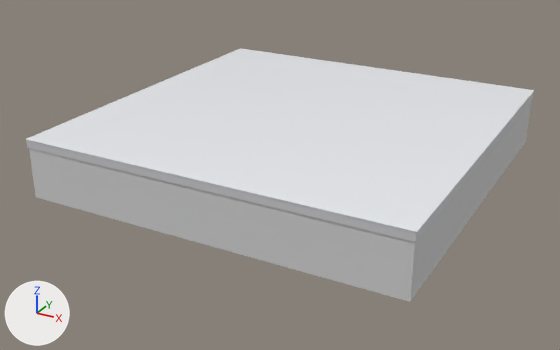
Two versions of the glTF model 3d-assets/plates/pu-cement.glb, one commit apart.
Before and after are seen from a 50 mm lens placed at (0.269, -0.525, 0.204), pointed at (-0.01, -0.018, -0.05). Lighting does not change. The marker at lower left points along +X, +Y and +Z. The picture after the commit comes second. Where no turn or scale is listed for an object, it has been applied to the vertices.

Before the edit, the objects in view are built like this:
```python
mat_var_topcoat = principled_material('VAR_topcoat')
mat_var_topcoat.base_color = (0.85, 0.87, 0.9)  # white #edf0f3
mat_var_topcoat.roughness = 0.12
me_куб_008 = bpy.data.meshes.new('Куб.008')
me_куб_008.from_pydata(...)  # 56 vertices, 108 faces; spans x -0.15..0.15, y -0.15..0.15, z 0.0
me_куб_008.materials.append(mat_var_topcoat)  # white #edf0f3
me_куб_009 = bpy.data.meshes.new('Куб.009')
me_куб_009.from_pydata(...)  # a box spanning x -0.15..0.15, y -0.15..0.15, z -0.003..0.003
me_куб_009.materials.append(mat_body)  # light grey #cbcbce
me_куб_011 = bpy.data.meshes.new('Куб.011')
me_куб_011.from_pydata(...)  # a box spanning x -0.149..0.149, y -0.149..0.149, z -0.02..0.02
me_куб_011.materials.append(mat_substrate)  # light grey #cecece
ob_body = bpy.data.objects.new('body', me_куб_009)
ob_body.location = (0.0, 0.0, -0.0037)
ob_substrate = bpy.data.objects.new('substrate', me_куб_011)
ob_substrate.location = (0.0, 0.0, -0.0273)
ob_topcoat = bpy.data.objects.new('topcoat', me_куб_008)
ob_topcoat.location = (0.0, 0.0, -0.0003)
```
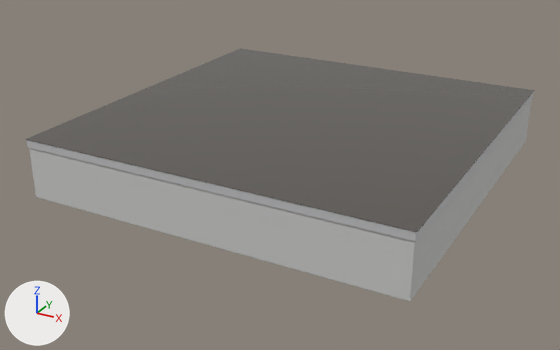
The change in detail:
Material 'VAR_topcoat' (mat_var_topcoat) changes colour from white #edf0f3 to dark grey #595550; in linear values from (0.85, 0.87, 0.9) to (0.1, 0.09, 0.08).

Pixel boxes (x1, y1, x2, y2) of what changed, in the pictures (560 x 350 px):
'topcoat', recoloured (white to dark grey)
    both: (26, 48, 534, 232)
